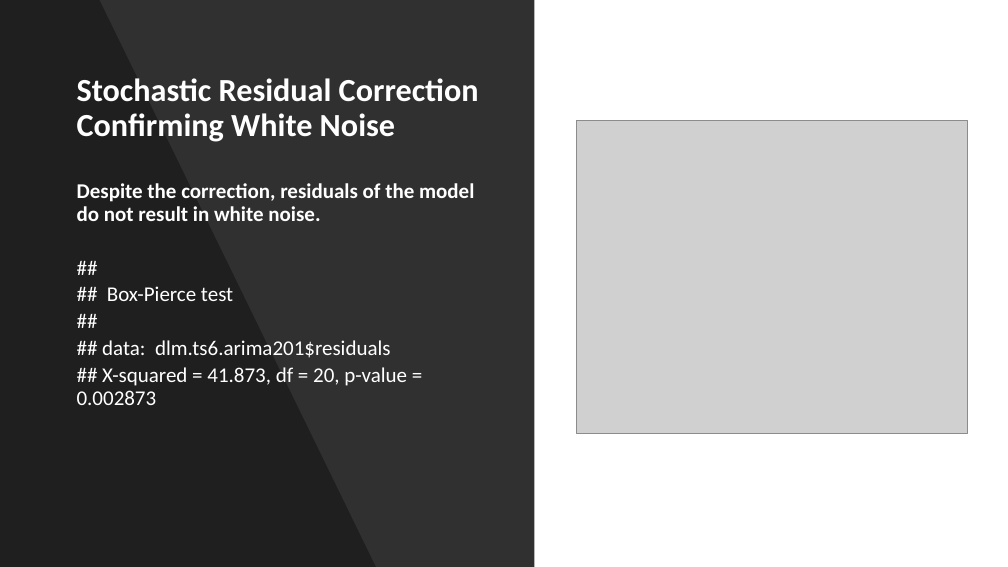
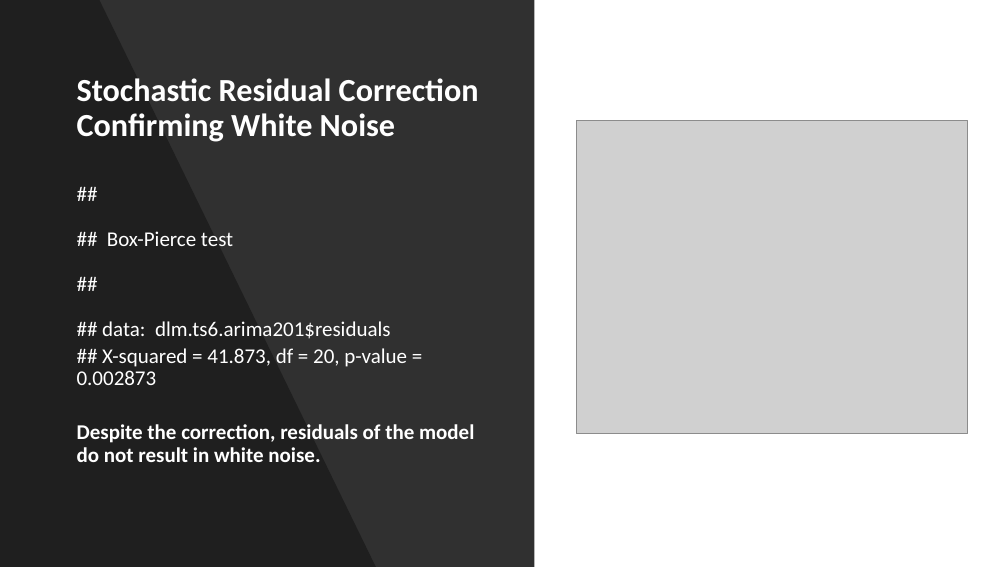
Before and after one commit to npthomas208/DS809-time-series, a slide deck: slide 62 of DS809ProjectPresentation v2.pptm (slide 68 before the commit). Drawn at 1008x567 pixels with LibreOffice and Linux fonts; fonts in the diff are those of the drawing; grey boxes stand for pictures. Boxes give left, top, right and bottom in pixels: in the first picture for what was removed or moved away, otherwise in the second. Text is boxed around its words. In the diff, an @@ line names an element or a change of style, - is before the commit and + after.

```diff
--- a/DS809ProjectPresentation v2.pptm
+++ b/DS809ProjectPresentation v2.pptm
@@ text at [77, 231, 407, 385]: paragraph added @@
+##
+## Box-Pierce test
+##
+## data: dlm.ts6.arima201$residuals
+## X-squared = 41.873, df = 20, p-value = 0.002873
@@ text at [77, 286, 407, 405]: paragraph removed @@
-##
-## Box-Pierce test
-##
-## data: dlm.ts6.arima201$residuals
-## X-squared = 41.873, df = 20, p-value = 0.002873
```
Also in this commit, not shown: 40 other slides changed, 2 slides added, 8 slides removed, 8 other files.
